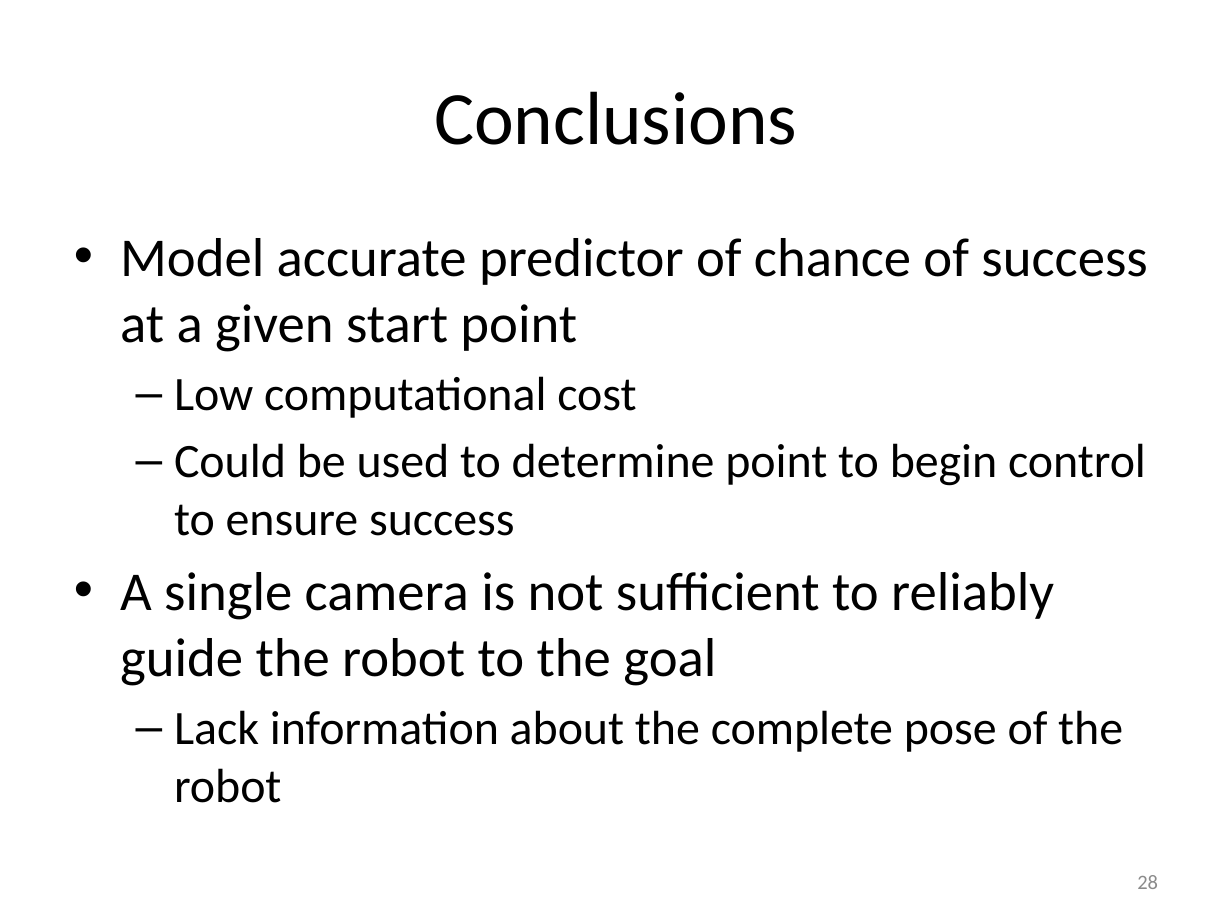
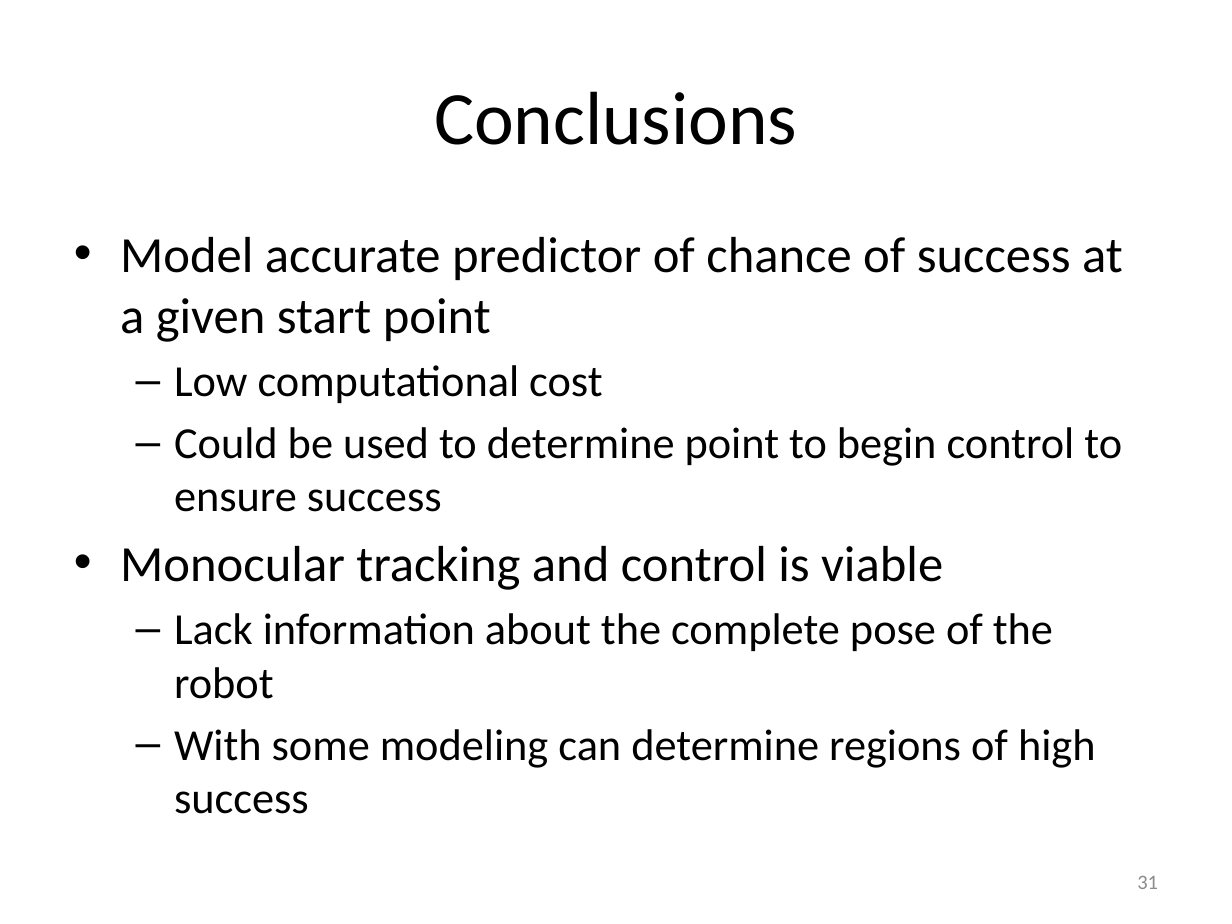
Before and after one commit to ryanjulian/manuscript-aamas2013, a slide deck: slide 31 of presentation/AAMAS_2013.pptx (slide 28 before the commit). Drawn at 1232x924 pixels with LibreOffice and Linux fonts; fonts in the diff are those of the drawing. Boxes give left, top, right and bottom in pixels: in the first picture for what was removed or moved away, otherwise in the second. Text is boxed around its words. In the diff, an @@ line names an element or a change of style, - is before the commit and + after.

```diff
--- a/presentation/AAMAS_2013.pptx
+++ b/presentation/AAMAS_2013.pptx
@@ text at (x1=120, y1=237, x2=1123, y2=699): size 32 to 29.6 pt in "Model accurate predictor of chance of success ..."; size 28 to 25.9 pt in "Low computational cost", "Could be used to determine point to ...", "Lack information about the complete pose of ..." @@
@@ text at (x1=120, y1=546, x2=943, y2=590): text changed; size 32 to 29.6 pt @@
-• A single camera is not sufficient to reliably guide the robot to the goal
+• Monocular tracking and control is viable
@@ text at (x1=174, y1=729, x2=1096, y2=814): paragraph added @@
+  – With some modeling can determine regions of high success
@@ page number at (x1=1137, y1=876, x2=1158, y2=889): text changed @@
-28
+31
```
Also in this commit, not shown: 5 other slides changed, 4 slides added, 1 slide removed, 1 other file.
